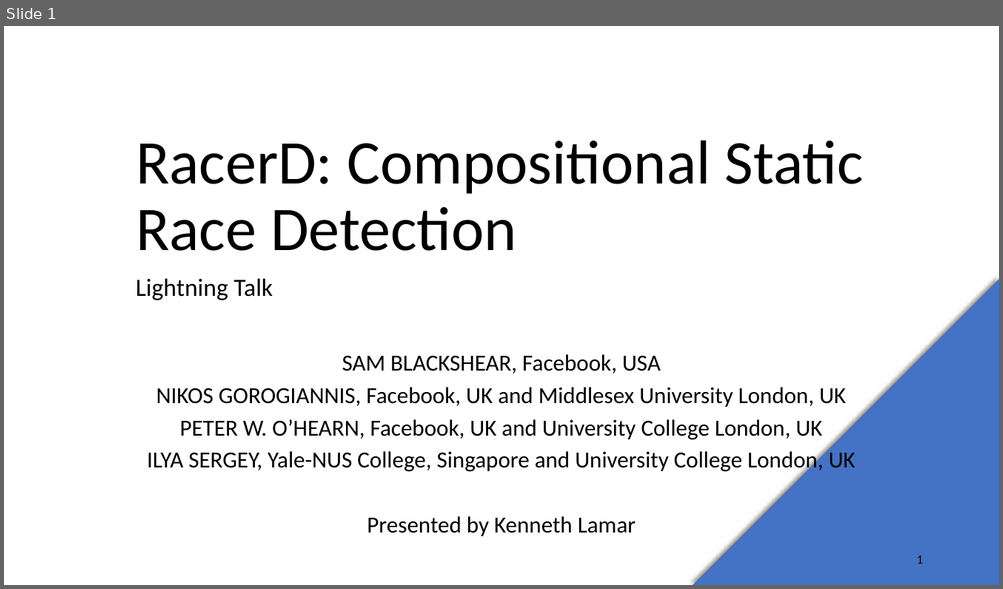
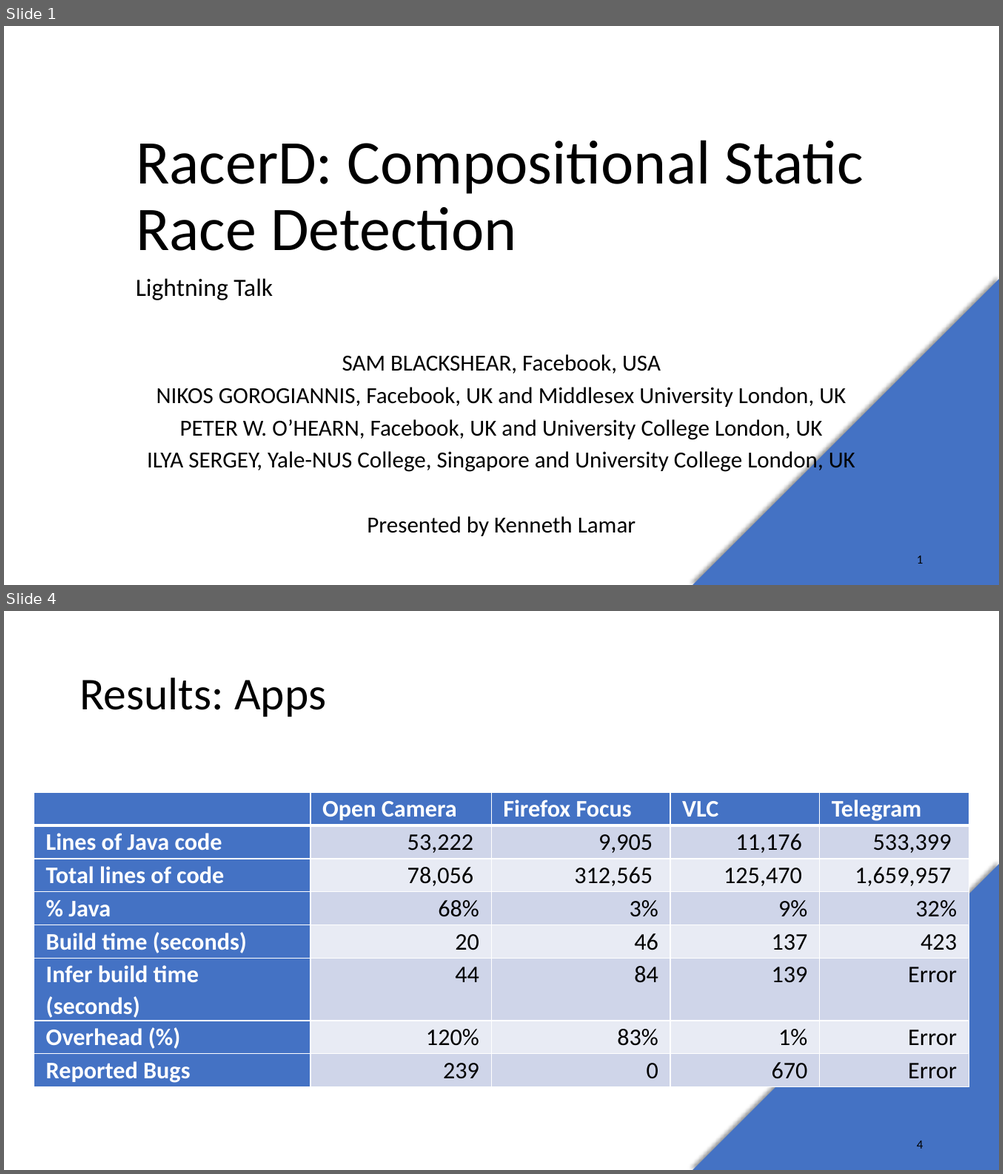
Before and after one commit to cop5021spring20/RacerD, a slide deck: Lightning Talk.pptx. Shown one above the other, each under a label of ours: slide 1 before the commit, slides 1 and 4 after it; the slides between them are not shown. The pictures are 1003x589 and 1003x1174 pixels, drawn with LibreOffice and Linux fonts; fonts in the diff are those of the drawing. Boxes give left, top, right and bottom in pixels: in the first picture for what was removed or moved away, otherwise in the second. Text is boxed around its words. In the diff, an @@ line names an element or a change of style, - is before the commit and + after.

Commit message:
Updated presentation and report.

```diff
--- a/Lightning Talk.pptx
+++ b/Lightning Talk.pptx
@@ slide 4 added at [4,611,999,1170], background #FFFFFF; not listed: 1 template element that a slide beside it also shows @@
@@ title added at [79,678,326,717], 44 pt, text #000000 @@
+Results: Apps
@@ table added at [34,793,968,1086], 8 rows, 5 columns @@
+ | Open Camera | Firefox Focus | VLC | Telegram
+Lines of Java code | 53,222 | 9,905 | 11,176 | 533,399
+Total lines of code | 78,056 | 312,565 | 125,470 | 1,659,957
+% Java | 68% | 3% | 9% | 32%
+Build time (seconds) | 20 | 46 | 137 | 423
+Infer build time (seconds) | 44 | 84 | 139 | Error
+Overhead (%) | 120% | 83% | 1% | Error
+Reported Bugs | 239 | 0 | 670 | Error
@@ page number added at [916,1141,922,1149], 12 pt, text #000000 @@
+4
```
Also in this commit, not shown: 1 slide changed, 3 other slides added, 3 other files.
